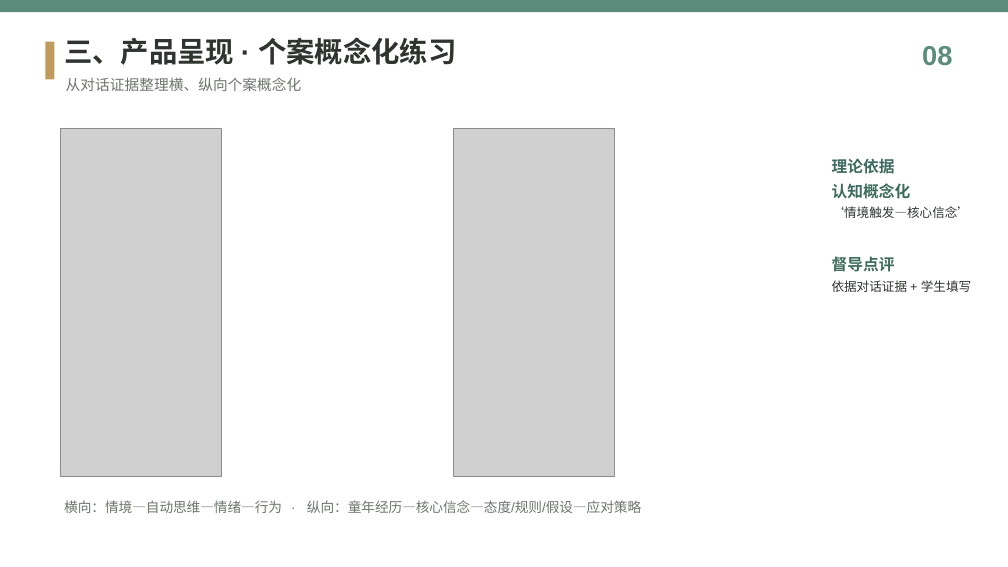
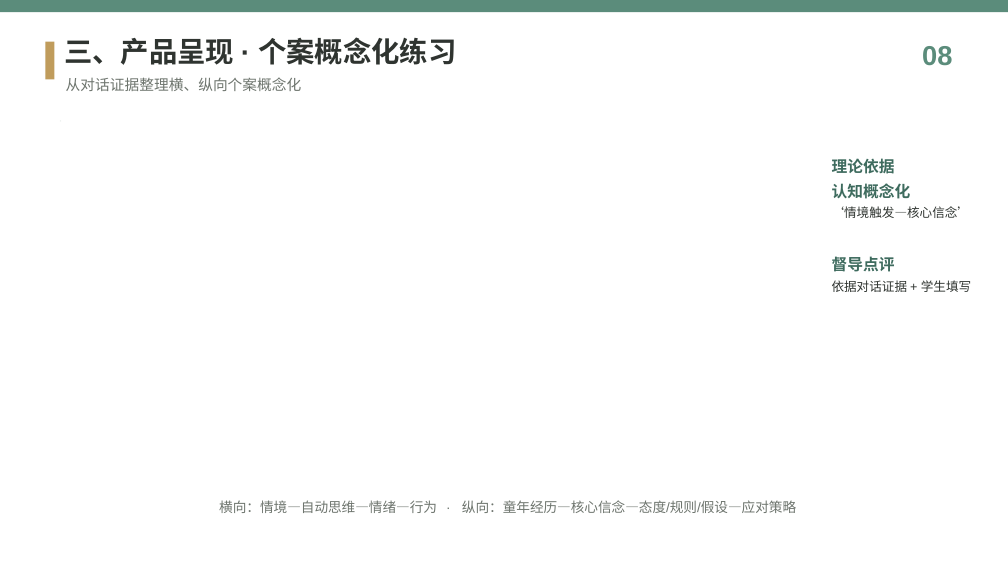
Before and after one commit to 7xlnn/-1, a slide deck: slide 8 of assets/知愈心理_产品介绍.pptx. Drawn at 1008x567 pixels with LibreOffice and Linux fonts; fonts in the diff are those of the drawing; grey boxes stand for pictures; background and template pictures are left out. Boxes give left, top, right and bottom in pixels: in the first picture for what was removed or moved away, otherwise in the second. Text is boxed around its words. In the diff, an @@ line names an element or a change of style, - is before the commit and + after.

```diff
--- a/assets/知愈心理_产品介绍.pptx
+++ b/assets/知愈心理_产品介绍.pptx
@@ rounded rectangle: place and size @@
-rounded rectangle at [60, 129, 222, 476]
+rounded rectangle at [60, 121, 60, 121]
@@ rounded rectangle at [60, 121, 60, 121]: proportions changed @@
@@ picture removed at [60, 129, 222, 476] @@
@@ rounded rectangle removed at [454, 129, 615, 476] @@
@@ picture removed at [454, 129, 615, 476] @@
@@ text "横向：情境—自动思维—情绪—行为 · 纵向：童年经历—核心信念—态度/规则/假设—应对策略": place and size @@
-text "横向：情境—自动思维—情绪—行为 · 纵向：童年经历—核心信念—态度/规则/假设—应对策略" at [64, 500, 641, 513]
+text "横向：情境—自动思维—情绪—行为 · 纵向：童年经历—核心信念—态度/规则/假设—应对策略" at [219, 500, 796, 513]
```
Also in this commit, not shown: 7 other slides changed, 20 other files.
